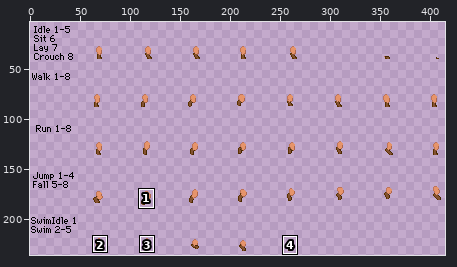
Sprite sheet, stored at humanoid/wr/vulpix/legs/hindlegBack.png. The first picture is a wide view before the edit; the outline marks the close-up.
Close-up. Before the edit:
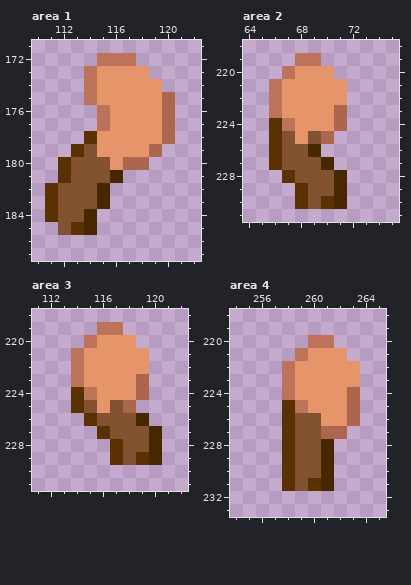
The file is 432x240 pixels. Shown: area 1: x 110..122, y 171..187; area 2: x 64..75, y 218..231; area 3: x 111..122, y 218..231; area 4: x 254..265, y 218..233. The wide view leaves out empty margins. The commit also changed other parts of the picture, which this record leaves out.
New version:
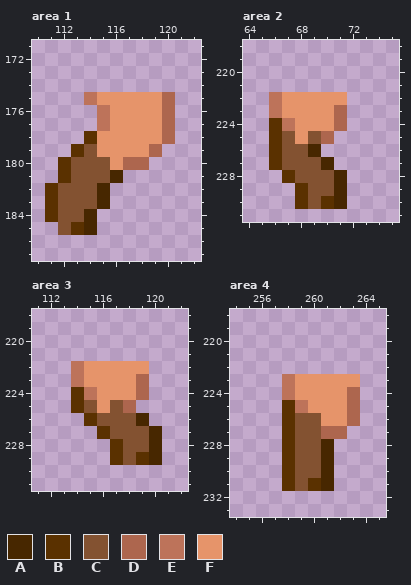
Palette (. is transparent): A #472700  B #5a3100  C #835231  D #ad664e  E #bd735a  F #e6946a
Changes in this commit:
Area 1:
The author cleared colour E in row 172 at x 115 to 117; in rows 173 to 174 at x 114.
The author cleared colour F in row 173 at x 115 to 118; in row 174 at x 115 to 119.
Area 2:
The author cleared colour E in row 219 at x 68 to 69; in row 220 at x 67; in row 221 at x 66.
The author cleared colour F in row 220 at x 68 to 70; in row 221 at x 67 to 71.
Area 3:
The author cleared colour E in row 219 at x 116 to 117; in row 220 at x 115; in row 221 at x 114.
The author cleared colour F in row 220 at x 116 to 118; in row 221 at x 115 to 119.
Area 4:
The author cleared colour E in row 220 at x 260 to 261; in row 221 at x 259; in row 222 at x 258.
The author cleared colour F in row 221 at x 260 to 262; in row 222 at x 259 to 263.
